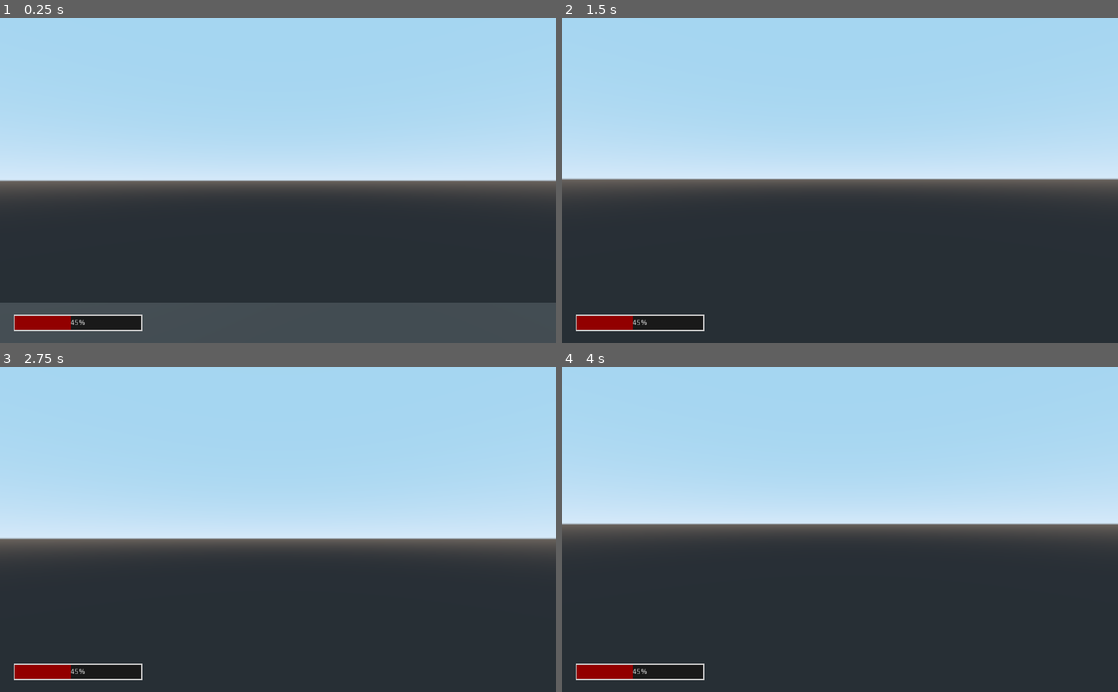
Above: before the commit, frames 1-4 (two rows, left to right).
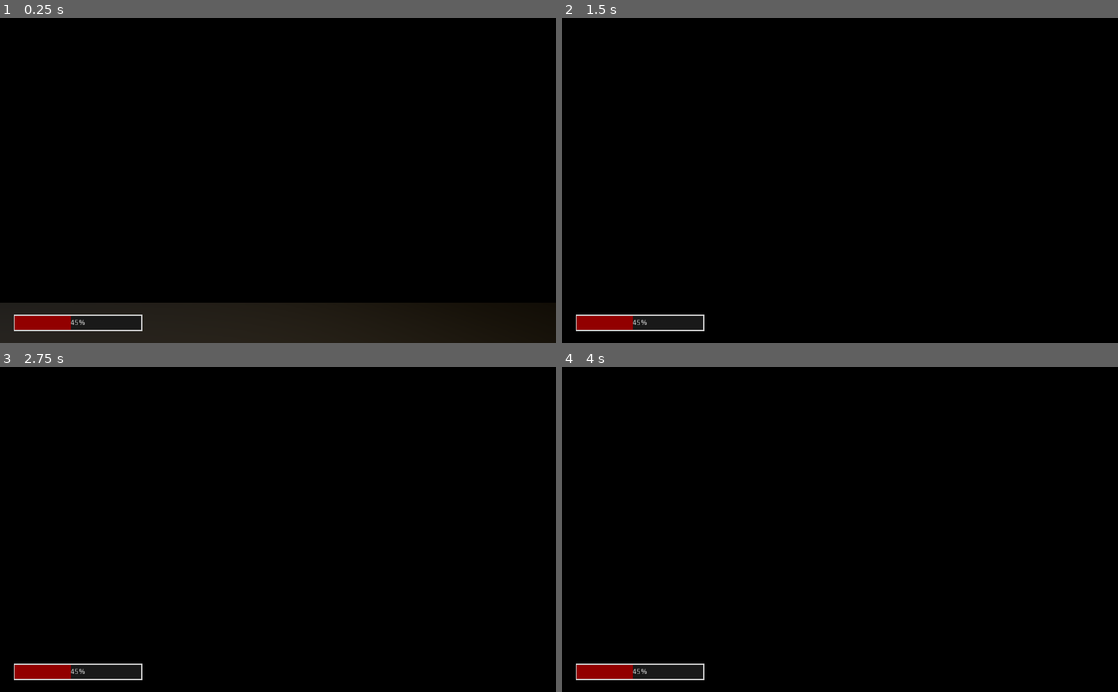
Above: after the commit, the same moments.

Repository: Xinginn/fiddle-3d
Game: Godot game, scene res://scenes/world/world.tscn
Same seed, same stepped clock (60 frames per second), same inputs: the game is played once before the commit and once after it.
Inputs (mouse positions are in pixels of both pictures, inside the frame that each line leads up to):
- Up to frame 1 (0.25 s): no input
- Up to frame 2 (1.5 s): tap Enter at 0.5 s; move the mouse to (867, 180) at 0.52 s; hold W (forward) from 0.53 s (still down); tap Space (jump) at 0.77, 1.25 s; move the mouse to (812, 180) at 1.27 s
- Up to frame 3 (2.75 s): keep holding W (forward); tap Space (jump) at 1.52 s; tap Enter at 2 s; move the mouse to (289, 523) at 2.02 s
- Up to frame 4 (4 s): keep holding W (forward); tap Space (jump) at 2.75, 3.02, 3.77 s; move the mouse to (834, 536) at 2.77 s; tap Enter at 3.5 s; move the mouse to (878, 532) at 3.52 s

The runs differ from the first frame. In frame 1, 99% of the frame differs, in the area x 0-100%, y 0-100%; in frame 2, 99%; in frame 3, 99%; in frame 4, 99%.

Commit message:
fiddlling with lights and materials

Diff:
--- a/scenes/level_1/Scene1.tscn
+++ b/scenes/level_1/Scene1.tscn
@@ -1,9 +1,16 @@
-[gd_scene load_steps=5 format=2]
+[gd_scene load_steps=7 format=2]
 
 [ext_resource path="res://scenes/player/player.tscn" type="PackedScene" id=1]
 [ext_resource path="res://entities/corridor.tscn" type="PackedScene" id=2]
 [ext_resource path="res://entities/t_crossing.tscn" type="PackedScene" id=3]
 [ext_resource path="res://entities/turn_left.tscn" type="PackedScene" id=4]
+
+[sub_resource type="ProceduralSky" id=1]
+
+[sub_resource type="Environment" id=2]
+background_mode = 2
+background_sky = SubResource( 1 )
+background_color = Color( 0.694118, 0.454902, 0.372549, 1 )
 
 [node name="Scene1" type="Spatial"]
 
@@ -17,3 +24,6 @@
 transform = Transform( 1, 0, 0, 0, 1, 0, 0, 0, 1, -7, 0, 0 )
 
 [node name="TurnLeft" parent="." instance=ExtResource( 4 )]
+
+[node name="WorldEnvironment" type="WorldEnvironment" parent="."]
+environment = SubResource( 2 )
--- a/scenes/world/world.tscn
+++ b/scenes/world/world.tscn
@@ -1,7 +1,8 @@
-[gd_scene load_steps=8 format=2]
+[gd_scene load_steps=10 format=2]
 
 [ext_resource path="res://tres/spatial_material_gray.tres" type="Material" id=1]
 [ext_resource path="res://scenes/player/player.tscn" type="PackedScene" id=2]
+[ext_resource path="res://tres/metalic.tres" type="Material" id=3]
 
 [sub_resource type="CubeMesh" id=1]
 
@@ -15,6 +16,11 @@
 
 [sub_resource type="ConcavePolygonShape" id=5]
 data = PoolVector3Array( 0, 1, 1, 1, -1, 1, -1, -1, 1, 0, 1, -1, -1, -1, -1, 1, -1, -1, 0, 1, 1, 0, 1, -1, 1, -1, 1, 0, 1, -1, 1, -1, -1, 1, -1, 1, 0, 1, -1, 0, 1, 1, -1, -1, -1, 0, 1, 1, -1, -1, 1, -1, -1, -1, -1, -1, 1, 1, -1, 1, -1, -1, -1, 1, -1, 1, 1, -1, -1, -1, -1, -1 )
+
+[sub_resource type="Environment" id=6]
+background_mode = 2
+glow_levels/1 = true
+glow_levels/2 = true
 
 [node name="World" type="Spatial"]
 
@@ -62,14 +68,22 @@
 shape = SubResource( 2 )
 
 [node name="DirectionalLight" type="DirectionalLight" parent="."]
-transform = Transform( 0.595035, -0.632772, 0.495513, 0.433013, 0.771812, 0.465625, -0.677077, -0.0625, 0.733253, 3, 3.16411, 3.48928 )
+transform = Transform( 0.784008, -0.577379, 0.227957, 0.433013, 0.771812, 0.465625, -0.444782, -0.266345, 0.855119, 1.94393, 3.16411, 3.48928 )
+visible = false
 
 [node name="Player" parent="." instance=ExtResource( 2 )]
 transform = Transform( 1, 0, 0, 0, 1, 0, 0, 0, 1, 0, 0.64882, 1.06717 )
 
+[node name="OmniLight" type="OmniLight" parent="Player"]
+transform = Transform( 1, 0, 0, 0, 1, 0, 0, 0, 1, -0.00473839, 0.513131, 0.304265 )
+light_color = Color( 1, 0.862745, 0.623529, 1 )
+light_energy = 0.6
+omni_attenuation = 1.51572
+
 [node name="SlopeSteep" type="MeshInstance" parent="."]
 transform = Transform( 1.61367, 0, 0, 0, 0.566682, 0, 0, 0, 1, -0.318895, 0.449389, -1.51606 )
 mesh = SubResource( 3 )
+material/0 = ExtResource( 3 )
 
 [node name="StaticBody" type="StaticBody" parent="SlopeSteep"]
 
@@ -79,8 +93,16 @@
 [node name="SlopeShallow" type="MeshInstance" parent="."]
 transform = Transform( 2.34185, 0, 0, 0, 0.33293, 0, 0, 0, 0.99554, 0.167031, 0.349988, -1.51606 )
 mesh = SubResource( 3 )
+material/0 = ExtResource( 3 )
 
 [node name="StaticBody" type="StaticBody" parent="SlopeShallow"]
 
 [node name="CollisionShape" type="CollisionShape" parent="SlopeShallow/StaticBody"]
 shape = SubResource( 5 )
+
+[node name="WorldEnvironment" type="WorldEnvironment" parent="."]
+environment = SubResource( 6 )
+
+[node name="OmniLight2" type="OmniLight" parent="."]
+transform = Transform( 1, 0, 0, 0, 1, 0, 0, 0, 1, 2.50151, 1.64811, 0.295534 )
+omni_attenuation = 1.51572
--- /dev/null
+++ b/tres/metalic.tres
@@ -0,0 +1,5 @@
+[gd_resource type="SpatialMaterial" format=2]
+
+[resource]
+metallic = 0.75
+metallic_specular = 1.0
